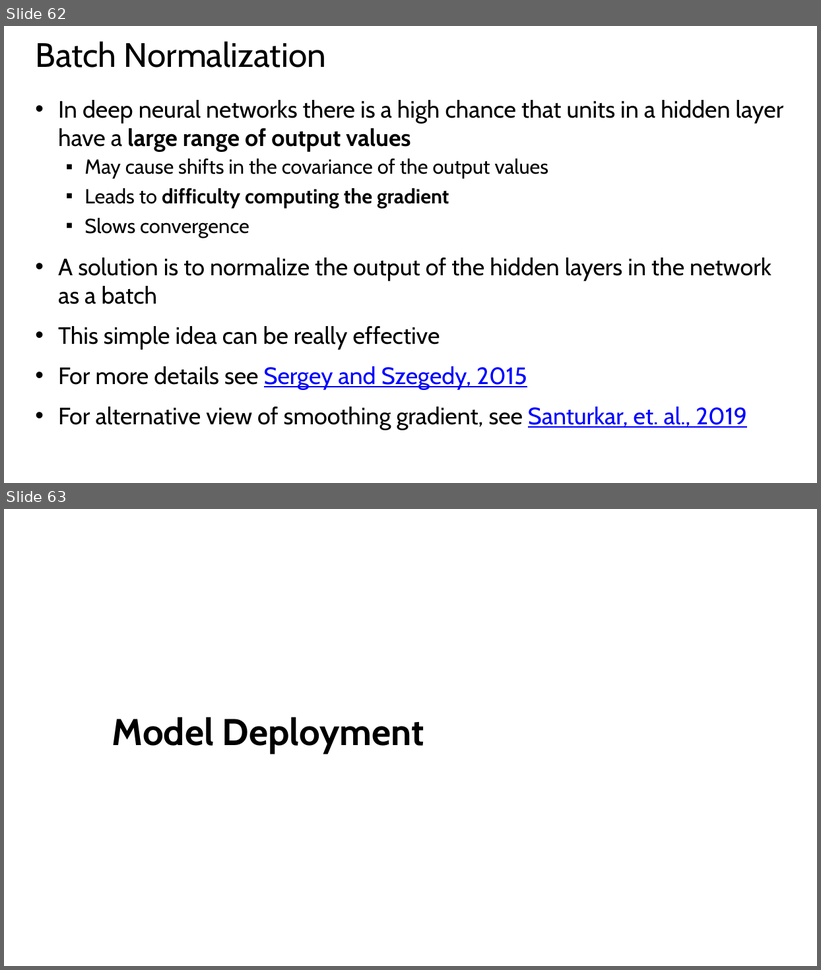
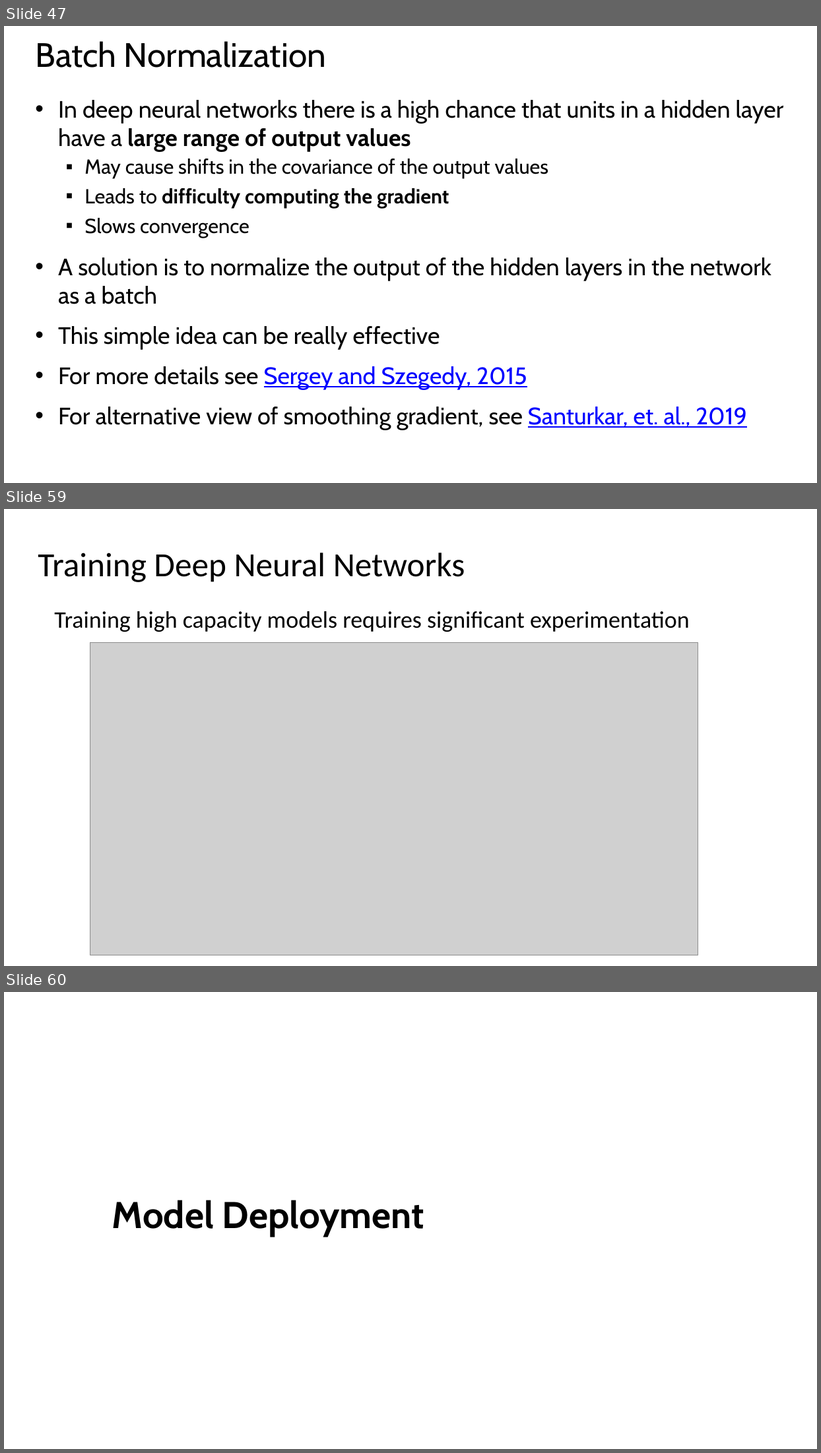
Before and after one commit to StephenElston/CSCI-E25, a slide deck: Slides/5_BuildingBlocksOfDeepLearning.pptx. Shown one above the other, each under a label of ours: slides 62 and 63 before the commit, slides 47, 59 and 60 after it; the slides between them are not shown. The pictures are 821x970 and 821x1453 pixels, drawn with LibreOffice and Linux fonts; fonts in the diff are those of the drawing; grey boxes stand for pictures. Boxes give left, top, right and bottom in pixels: in the first picture for what was removed or moved away, otherwise in the second. Text is boxed around its words. In the diff, an @@ line names an element or a change of style, - is before the commit and + after.

```diff
--- a/Slides/5_BuildingBlocksOfDeepLearning.pptx
+++ b/Slides/5_BuildingBlocksOfDeepLearning.pptx
@@ slide 59 added at box(4, 509, 817, 966), background #FFFFFF @@
@@ title added at box(38, 553, 465, 582), 40 pt, text #000000 @@
+Training Deep Neural Networks
@@ text added at box(54, 611, 690, 632), 28 pt, text #000000 @@
+Training high capacity models requires significant experimentation
@@ picture added at box(90, 642, 698, 956) @@
@@ what was slide 62 is now slide 47 @@
@@ what was slide 63 is now slide 60 @@
```
Also in this commit, not shown: 2 slides changed, 11 other slides added.
